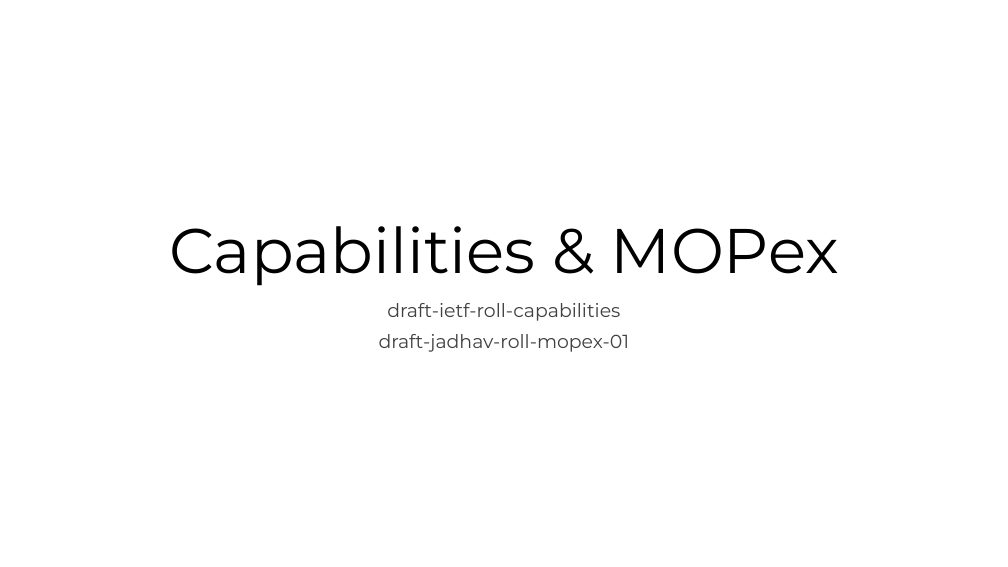
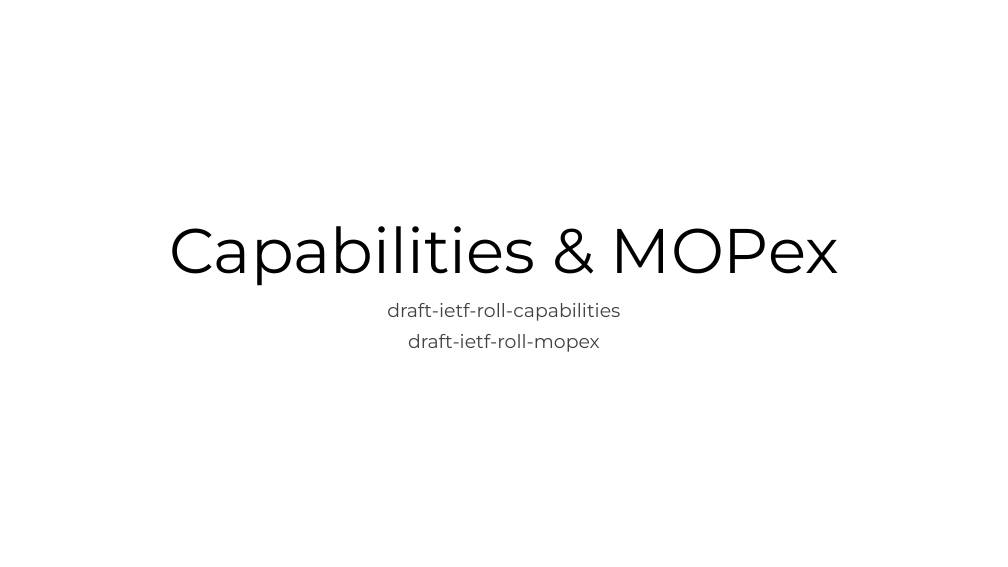
Before and after one commit to roll-wg/Capabilities, a slide deck: slide 1 of docs/CAPs-IETF107-Update.pptx. Drawn at 1008x567 pixels with LibreOffice and Linux fonts; fonts in the diff are those of the drawing. Boxes give left, top, right and bottom in pixels: in the first picture for what was removed or moved away, otherwise in the second. Text is boxed around its words. In the diff, an @@ line names an element or a change of style, - is before the commit and + after.

```diff
--- a/docs/CAPs-IETF107-Update.pptx
+++ b/docs/CAPs-IETF107-Update.pptx
@@ subtitle at [408,334,600,352]: text changed @@
-draft-jadhav-roll-mopex-01
+draft-ietf-roll-mopex
```
Also in this commit, not shown: 4 other slides changed, 2 slides added, 1 other file.
